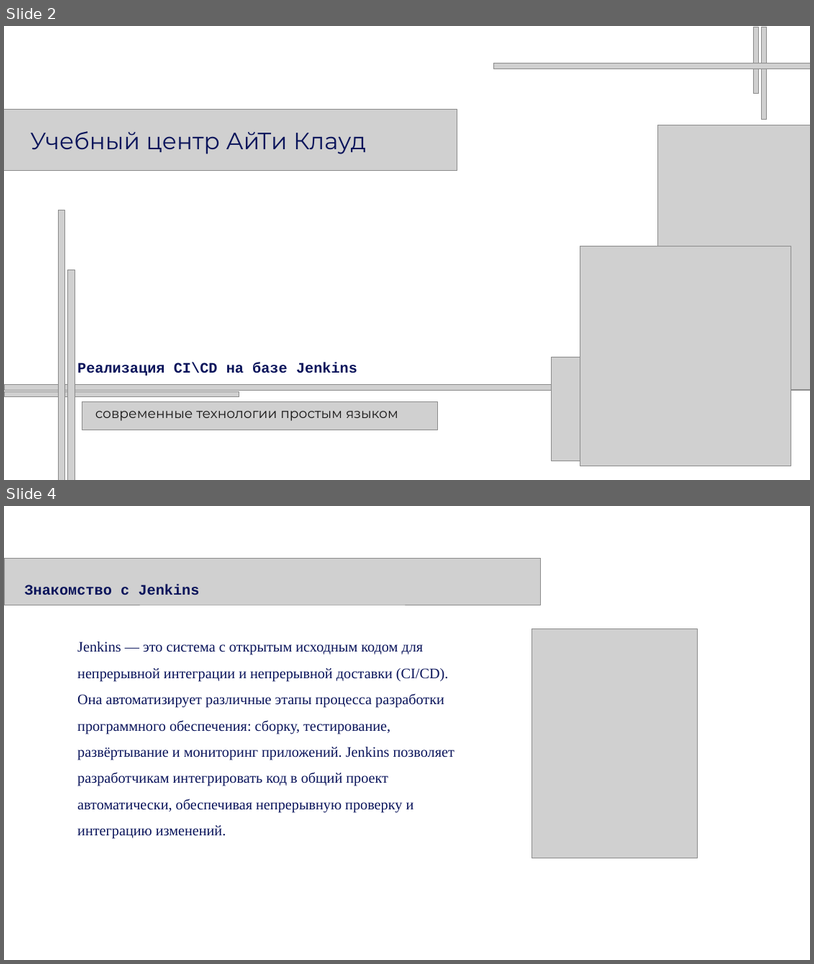
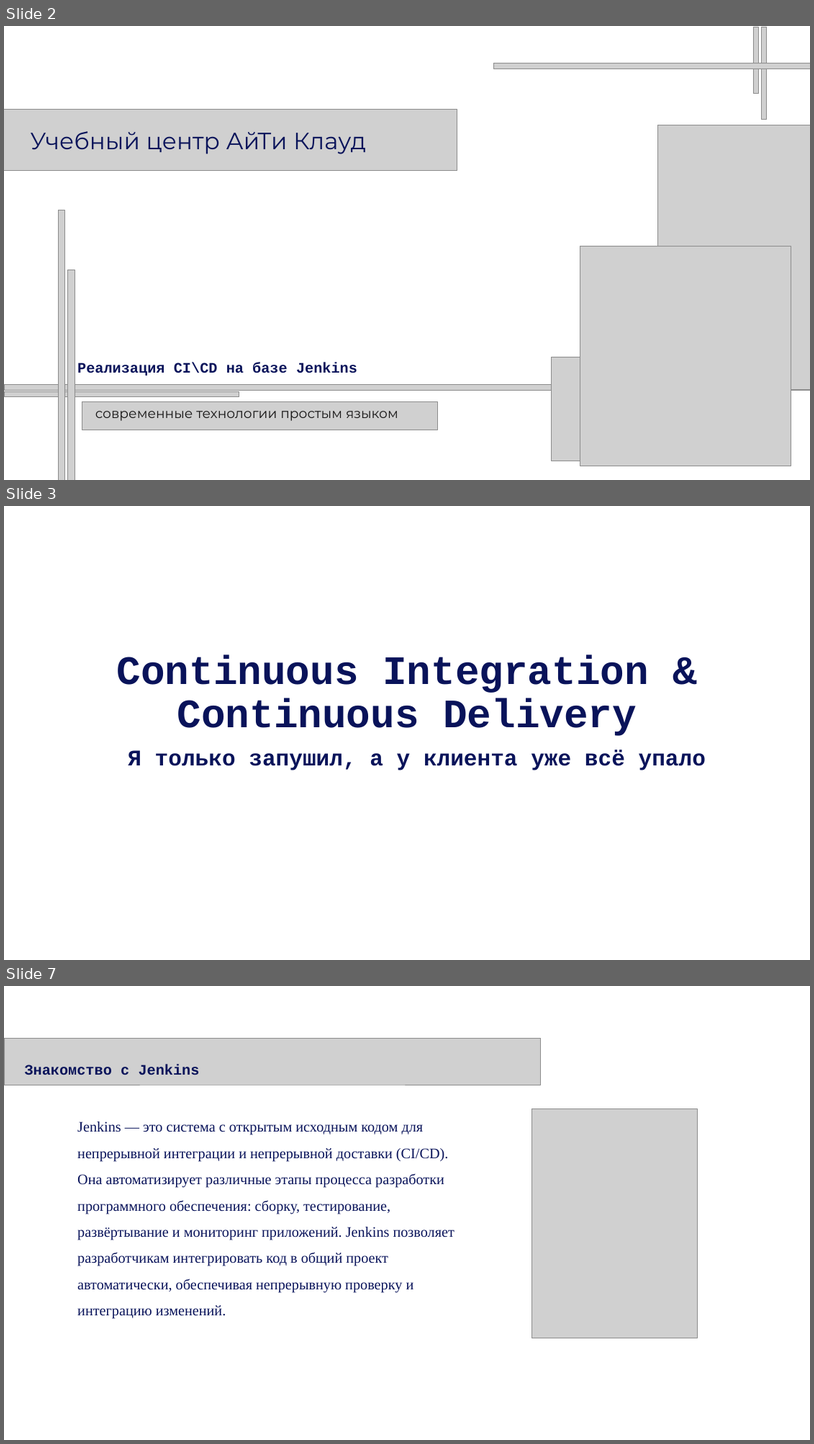
Before and after one commit to Kollekcioner47/jenkins, a slide deck: Jenkins.pptx. Shown one above the other, each under a label of ours: slides 2 and 4 before the commit, slides 2, 3 and 7 after it; the slides between them are not shown. The pictures are 814x964 and 814x1444 pixels, drawn with LibreOffice and Linux fonts; fonts in the diff are those of the drawing; grey boxes stand for pictures. Boxes give left, top, right and bottom in pixels: in the first picture for what was removed or moved away, otherwise in the second. Text is boxed around its words. In the diff, an @@ line names an element or a change of style, - is before the commit and + after.

```diff
--- a/Jenkins.pptx
+++ b/Jenkins.pptx
@@ slide 3 added at (x1=4, y1=506, x2=810, y2=960), background #FFFFFF @@
@@ title added at (x1=117, y1=654, x2=649, y2=736), 72 pt, text #09135A, bold @@
+Continuous Integration & Continuous Delivery
@@ subtitle added at (x1=128, y1=749, x2=706, y2=770), 40 pt, text #09135A, bold @@
+Я только запушил, а у клиента уже всё упало
@@ what was slide 4 is now slide 7 @@
```
Also in this commit, not shown: 3 other slides added, 1 slide removed.
